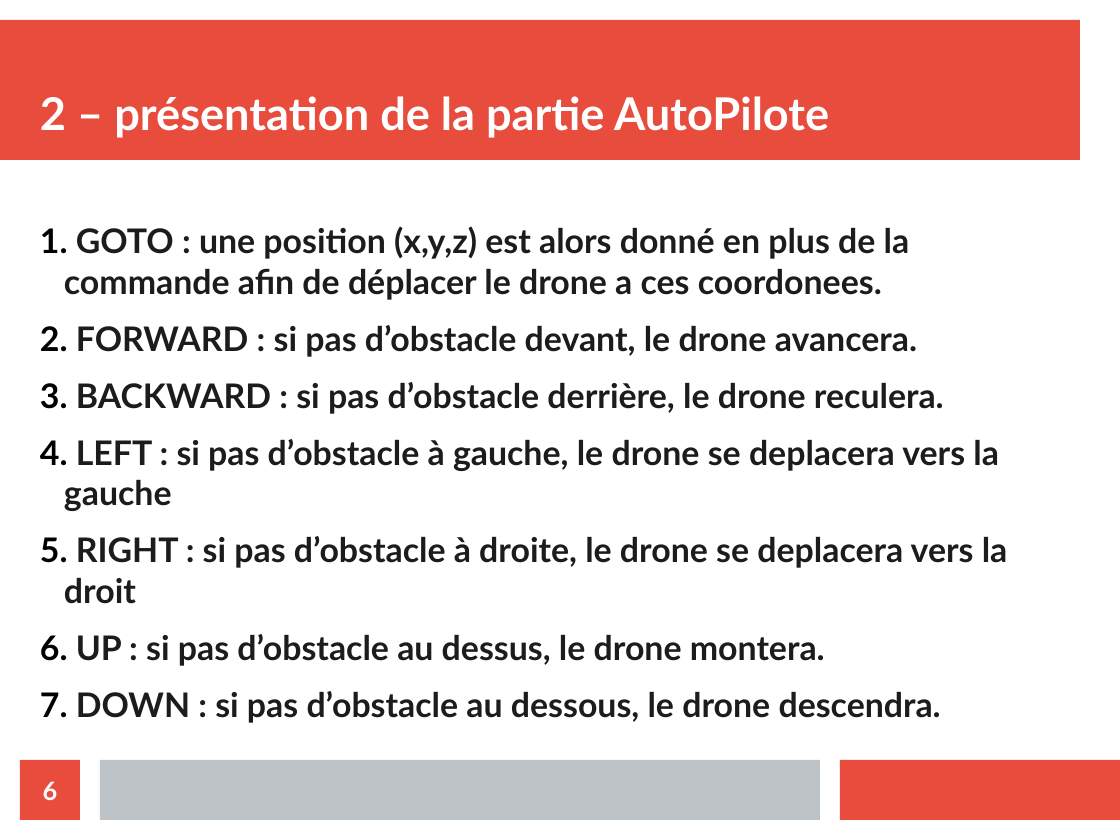
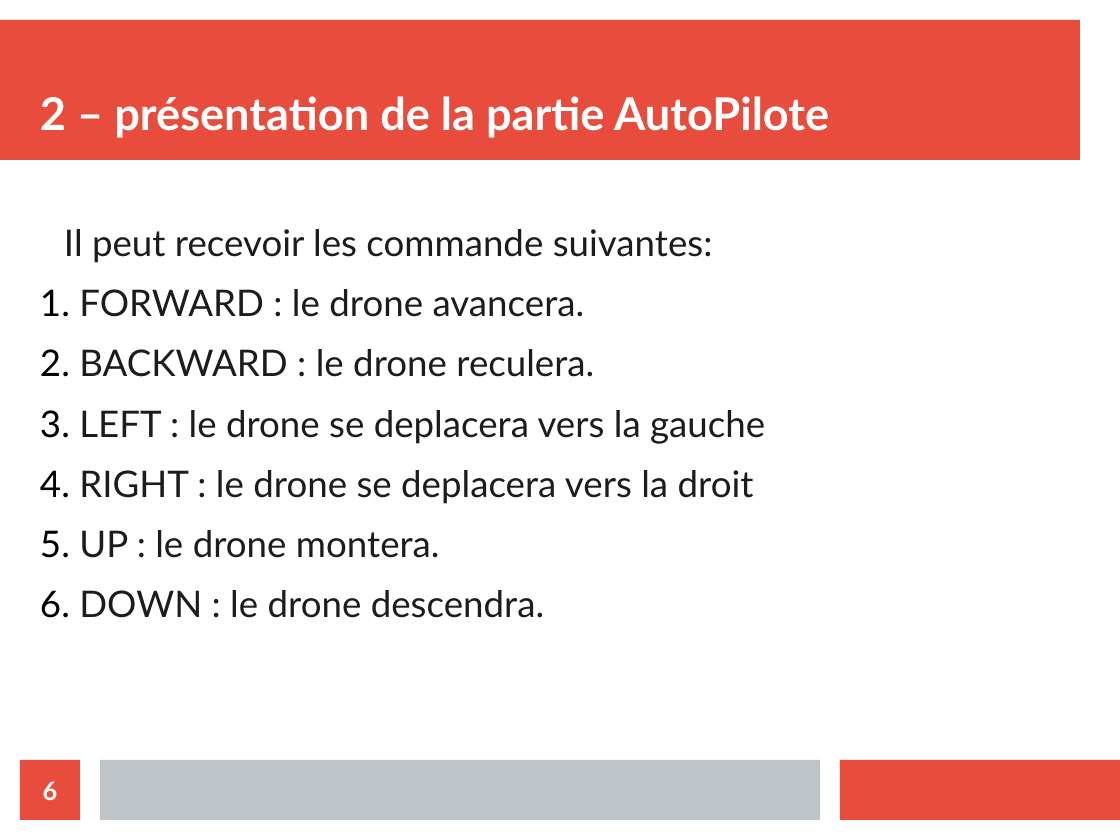
Before and after one commit to athmanmekh/AuttoPIlote-X-OPEN-PILOT, a slide deck: slide 6 of presentation/diapoPresentation.odp. Drawn at 1120x840 pixels with LibreOffice and Linux fonts; fonts in the diff are those of the drawing. Boxes give left, top, right and bottom in pixels: in the first picture for what was removed or moved away, otherwise in the second. Text is boxed around its words. In the diff, an @@ line names an element or a change of style, - is before the commit and + after.

```diff
--- a/presentation/diapoPresentation.odp
+++ b/presentation/diapoPresentation.odp
@@ text at (x1=64, y1=229, x2=765, y2=618): text changed; size 24.1 to 26 pt; bold off @@
-1. GOTO : une position (x,y,z) est alors donné en plus de la commande afin de déplacer le drone a ces coordonees.
-2. FORWARD : si pas d’obstacle devant, le drone avancera.
-3. BACKWARD : si pas d’obstacle derrière, le drone reculera.
-4. LEFT : si pas d’obstacle à gauche, le drone se deplacera vers la gauche
-5. RIGHT : si pas d’obstacle à droite, le drone se deplacera vers la droit
-6. UP : si pas d’obstacle au dessus, le drone montera.
-7. DOWN : si pas d’obstacle au dessous, le drone descendra.
+Il peut recevoir les commande suivantes:
+1. FORWARD : le drone avancera.
+2. BACKWARD : le drone reculera.
+3. LEFT : le drone se deplacera vers la gauche
+4. RIGHT : le drone se deplacera vers la droit
+5. UP : le drone montera.
+6. DOWN : le drone descendra.
```
Also in this commit, not shown: 6 other slides changed, 1 other file.
